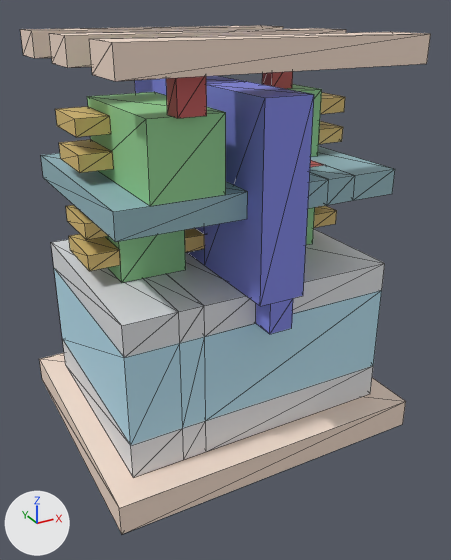
The glTF model models/show_cfet.glb: old version first, new version second.
Before and after are seen from a 50 mm lens placed at (-94.3, -182.0, 85.2), pointed at (1.7, -7.5, -2.1). The axes (+X, +Y, +Z) are drawn at lower left. The lights are the same throughout. The first picture is the older version. Mesh edges are drawn as thin lines.

Names of what the first picture shows: 'bild', 'bm', 'fox', 'm0_in', 'm0_out', 'm0_vdd', 'md_gnd', 'md_outb', 'md_outt', 'md_vdd', 'mdi', 'po', 'pwell' and 11 more.
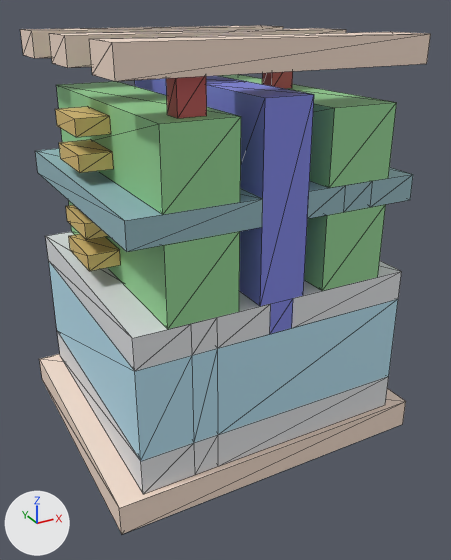
Boxes (x1, y1, x2, y2) around the edits, measured in the pictures (451 x 560 px; the box of a moved part takes in the faces that stretch with it):
'pwell', reshaped (6% wider, 12% taller): before (54, 268, 382, 445); after (49, 262, 398, 461)
'fox', reshaped (7% wider, 8% taller): before (51, 229, 385, 358); after (46, 232, 402, 371)
'md_vdd', moved, rescaled (32% wider, 17% taller): before (87, 92, 226, 206); after (57, 81, 241, 214)
'mdi', reshaped (7% wider, 8% taller): before (41, 146, 395, 242); after (35, 148, 413, 252)
'bild', reshaped (7% wider, 19% taller): before (63, 340, 373, 477); after (57, 331, 389, 494)
'md_gnd', rescaled: before (105, 230, 186, 283); after (68, 200, 240, 329)
'md_outt', rescaled: before (288, 84, 322, 157); after (220, 74, 397, 188)
'md_outb', rescaled (mostly hidden before): before (306, 207, 315, 245); after (304, 204, 386, 291)
part 1 of me_bild__fox, moved or reshaped: before (131, 366, 373, 477); after (141, 376, 389, 494)
part 2 of me_bild__fox, moved or reshaped: before (63, 340, 133, 476); after (57, 331, 143, 493)
part 3 of me_pwell__pwell, moved or reshaped: before (124, 290, 382, 445); after (135, 299, 398, 461)
part 4 of me_pwell__pwell, moved or reshaped: before (54, 268, 131, 445); after (49, 262, 141, 461)
part 5 of me_fox__fox, moved or reshaped: before (122, 263, 385, 358); after (133, 271, 402, 371)
part 6 of me_fox__fox, moved or reshaped: before (51, 229, 384, 357); after (46, 232, 400, 371)
part 7 of me_mdi__mdi, moved or reshaped: before (113, 165, 395, 242); after (125, 175, 413, 252)
part 8 of me_mdi__mdi, moved or reshaped: before (41, 146, 393, 241); after (35, 148, 413, 252)

The change in detail:
me_bild__fox is used by ob_bild; location (0.0, 0.0, 0.0).
me_bild__fox had 24 vertices, 48 faces and spanned x -46.5..46.5, y -37.0..37.0, z -46.0..-34.0.
me_bild__fox now has 24 vertices, 48 faces and spans x -46.5..46.5, y -45.0..45.0, z -46.0..-34.0.
me_bild__fox part 1: all 8 vertices in x -46.5..46.5, y -37.0, z -46.0..-34.0 are moved by (0.0, -8.0, 0.0).
me_bild__fox part 2: all 8 vertices in x -46.5..46.5, y 37.0, z -46.0..-34.0 are moved by (0.0, 8.0, 0.0).
me_pwell__pwell is used by ob_pwell; location (0.0, 0.0, 0.0).
me_pwell__pwell had 24 vertices, 48 faces and spanned x -46.5..46.5, y -37.0..37.0, z -34.0..-4.0.
me_pwell__pwell now has 24 vertices, 48 faces and spans x -46.5..46.5, y -45.0..45.0, z -34.0..-4.0.
me_pwell__pwell part 3: all 8 vertices in x -46.5..46.5, y -37.0, z -34.0..-4.0 are moved by (0.0, -8.0, 0.0).
me_pwell__pwell part 4: all 8 vertices in x -46.5..46.5, y 37.0, z -34.0..-4.0 are moved by (0.0, 8.0, 0.0).
me_fox__fox is used by ob_fox; location (0.0, 0.0, 0.0).
me_fox__fox had 32 vertices, 60 faces and spanned x -46.5..46.5, y -37.0..37.0, z -4.0..6.0.
me_fox__fox now has 32 vertices, 60 faces and spans x -46.5..46.5, y -45.0..45.0, z -4.0..6.0.
me_fox__fox part 5: all 12 vertices in x -46.5..46.5, y -37.0, z -4.0..6.0 are moved by (0.0, -8.0, 0.0).
me_fox__fox part 6: all 12 vertices in x -46.5..46.5, y 37.0, z -4.0..6.0 are moved by (0.0, 8.0, 0.0).
me_mdi__mdi is used by ob_mdi; location (0.0, 0.0, 0.0).
me_mdi__mdi had 32 vertices, 60 faces and spanned x -46.5..46.5, y -37.0..37.0, z 30.0..38.0.
me_mdi__mdi now has 32 vertices, 60 faces and spans x -46.5..46.5, y -45.0..45.0, z 30.0..38.0.
me_mdi__mdi part 7: all 12 vertices in x -46.5..46.5, y -37.0, z 30.0..38.0 are moved by (0.0, -8.0, 0.0).
me_mdi__mdi part 8: all 12 vertices in x -46.5..46.5, y 37.0, z 30.0..38.0 are moved by (0.0, 8.0, 0.0).
me_md_gnd__md is used by ob_md_gnd; location (0.0, 0.0, 0.0).
me_md_gnd__md had 8 vertices, 12 faces and spanned x -36.5..-14.5, y -10.0..10.0, z 6.0..30.0.
me_md_gnd__md now has 8 vertices, 12 faces and spans x -36.5..-14.5, y -45.0..45.0, z 6.0..30.0.
me_md_gnd__md part 9: the whole mesh is scaled about its middle by (1, 4.5, 1).
me_md_outb__md is used by ob_md_outb; location (0.0, 0.0, 0.0).
me_md_outb__md had 8 vertices, 12 faces and spanned x 14.5..36.5, y -10.0..10.0, z 6.0..30.0.
me_md_outb__md now has 8 vertices, 12 faces and spans x 14.5..36.5, y -45.0..45.0, z 6.0..30.0.
me_md_outb__md part 10: the whole mesh is scaled about its middle by (1, 4.5, 1).
me_md_vdd__md is used by ob_md_vdd; location (0.0, 0.0, 0.0).
me_md_vdd__md had 8 vertices, 12 faces and spanned x -36.5..-14.5, y -37.0..10.0, z 38.0..60.0.
me_md_vdd__md now has 8 vertices, 12 faces and spans x -36.5..-14.5, y -45.0..45.0, z 38.0..60.0.
me_md_vdd__md part 11: the whole mesh is scaled about its middle by (1, 1.91, 1), then moved by (0.0, 13.5, 0.0).
me_md_outt__md is used by ob_md_outt; location (0.0, 0.0, 0.0).
me_md_outt__md had 8 vertices, 12 faces and spanned x 14.5..36.5, y -10.0..10.0, z 38.0..60.0.
me_md_outt__md now has 8 vertices, 12 faces and spans x 14.5..36.5, y -45.0..45.0, z 38.0..60.0.
me_md_outt__md part 12: the whole mesh is scaled about its middle by (1, 4.5, 1).
